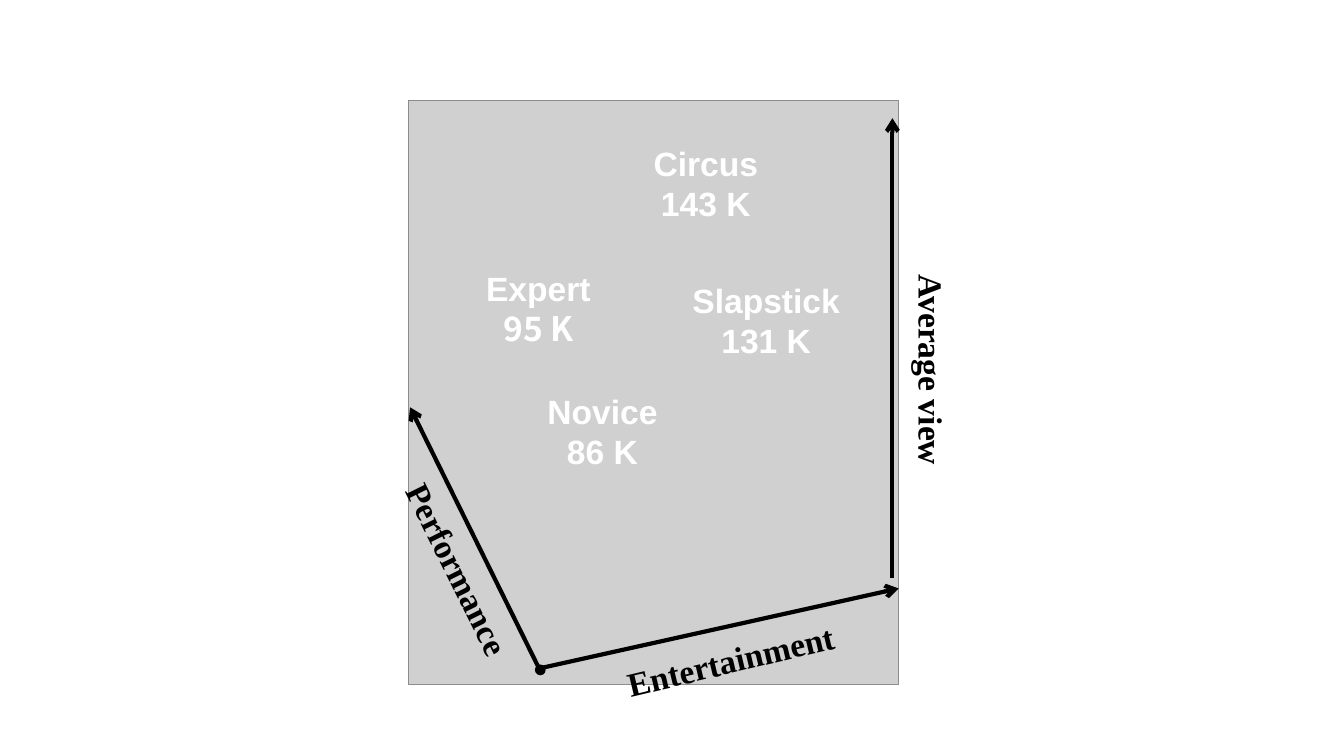
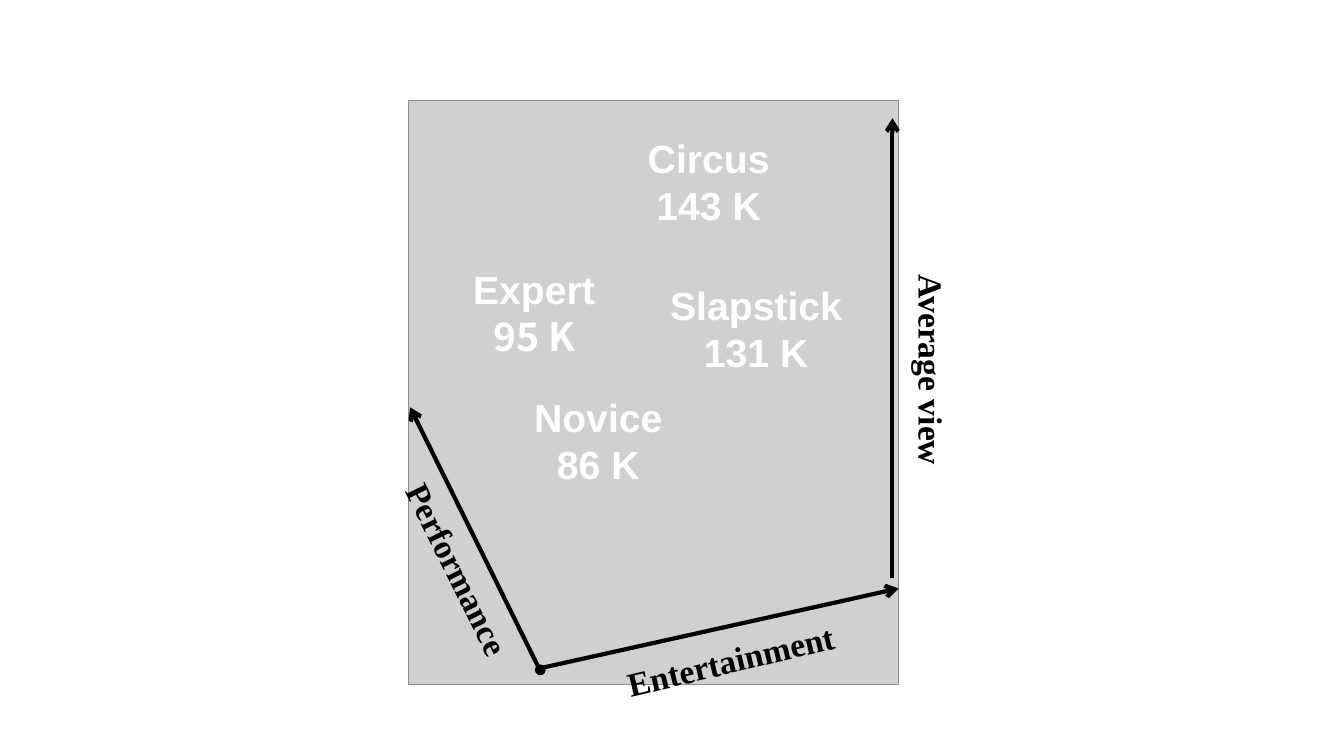
Before and after one commit to Bumizi/Thesis, a slide deck: slide 6 of 논문 작성/그림과표_김영범.pptx. Drawn at 1344x756 pixels with LibreOffice and Linux fonts; fonts in the diff are those of the drawing; grey boxes stand for pictures. Boxes give left, top, right and bottom in pixels: in the first picture for what was removed or moved away, otherwise in the second. Text is boxed around its words. In the diff, an @@ line names an element or a change of style, - is before the commit and + after.

```diff
--- a/논문 작성/그림과표_김영범.pptx
+++ b/논문 작성/그림과표_김영범.pptx
@@ text "Circus": place and size @@
-text "Circus" at [654,152,759,216]
+text "Circus" at [648,145,770,220]
@@ text "Expert": place and size @@
-text "Expert" at [486,278,591,341]
+text "Expert" at [473,277,595,351]
@@ size 24 to 28 pt in 4 elements at [534,404,662,479], [648,145,770,220], [473,277,595,351], [670,292,842,367] @@
@@ text "Slapstick": place and size @@
-text "Slapstick" at [692,289,839,353]
+text "Slapstick" at [670,292,842,367]
```
Also in this commit, not shown: 3 other files.
